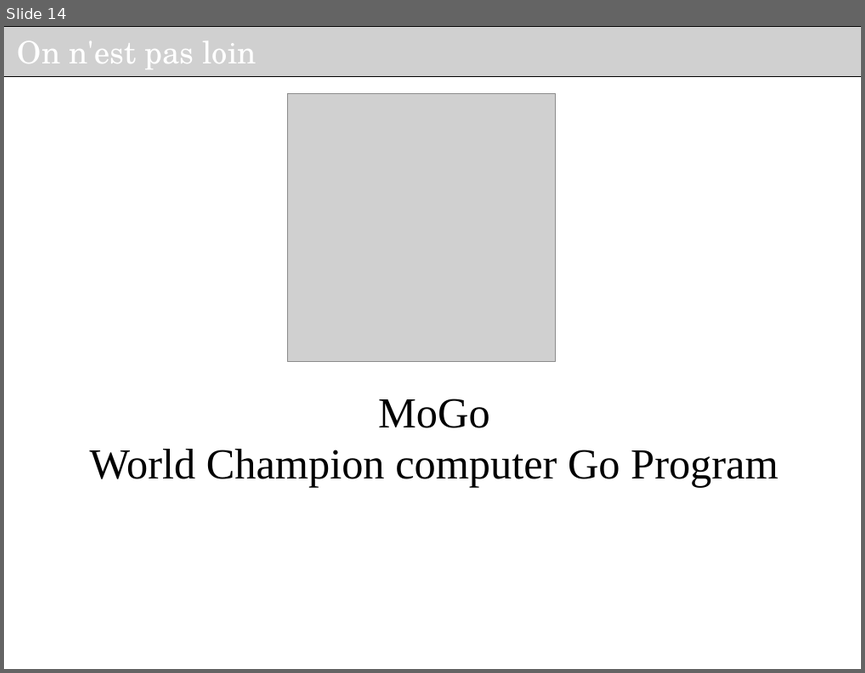
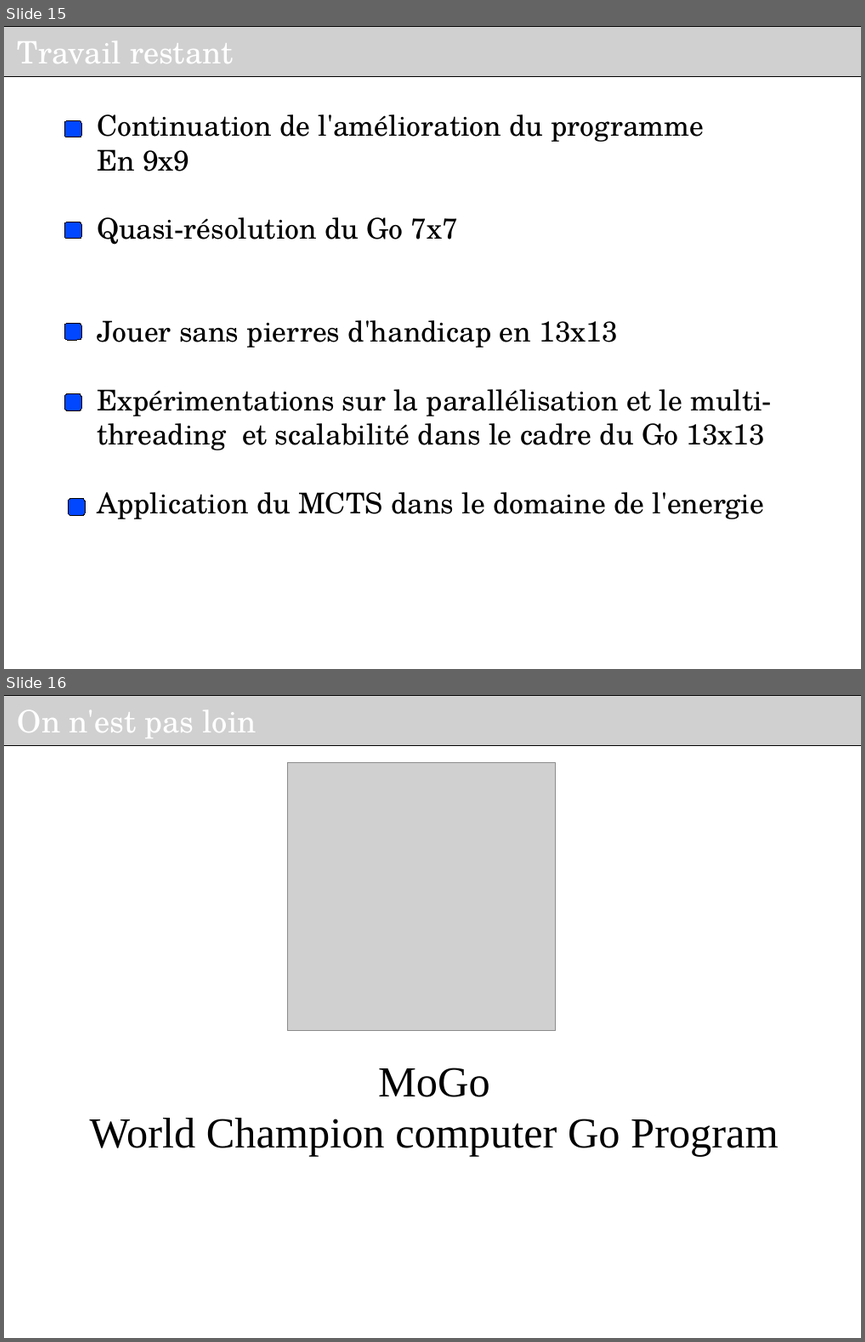
Before and after one commit to haspeleo/Android-Dev, a slide deck: MCTS/Soutenance_INRIA_V2.odp. Shown one above the other, each under a label of ours: slide 14 before the commit, slides 15 and 16 after it. The pictures are 865x673 and 865x1342 pixels, drawn with LibreOffice and Linux fonts; fonts in the diff are those of the drawing; grey boxes stand for pictures; background and template pictures are left out. Boxes give left, top, right and bottom in pixels: in the first picture for what was removed or moved away, otherwise in the second. Text is boxed around its words. In the diff, an @@ line names an element or a change of style, - is before the commit and + after.

```diff
--- a/MCTS/Soutenance_INRIA_V2.odp
+++ b/MCTS/Soutenance_INRIA_V2.odp
@@ slide 15 added at bbox=[4, 26, 861, 669], background #FFFFFF @@
@@ picture added at bbox=[4, 26, 861, 76], 26 pt, text #FFFFFF @@
+Travail restant
@@ rounded rectangle added at bbox=[65, 120, 82, 137], fill #0047FF, outline #000000 0 pt @@
@@ text added at bbox=[97, 114, 772, 519], 24 pt, text #000000 @@
+Continuation de l'amélioration du programme
+En 9x9
+Quasi-résolution du Go 7x7
+Jouer sans pierres d'handicap en 13x13
+Expérimentations sur la parallélisation et le multi-threading et scalabilité dans le cadre du Go 13x13
+Application du MCTS dans le domaine de l'energie
@@ rounded rectangle added at bbox=[65, 222, 82, 238], fill #0047FF, outline #000000 0 pt @@
@@ rounded rectangle added at bbox=[65, 323, 82, 340], fill #0047FF, outline #000000 0 pt @@
@@ rounded rectangle added at bbox=[65, 393, 82, 411], fill #0047FF, outline #000000 0 pt @@
@@ rounded rectangle added at bbox=[69, 498, 86, 516], fill #0047FF, outline #000000 0 pt @@
@@ what was slide 14 is now slide 16 @@
```
Also in this commit, not shown: 4 slides changed, 2 other slides added, 1 slide removed.
